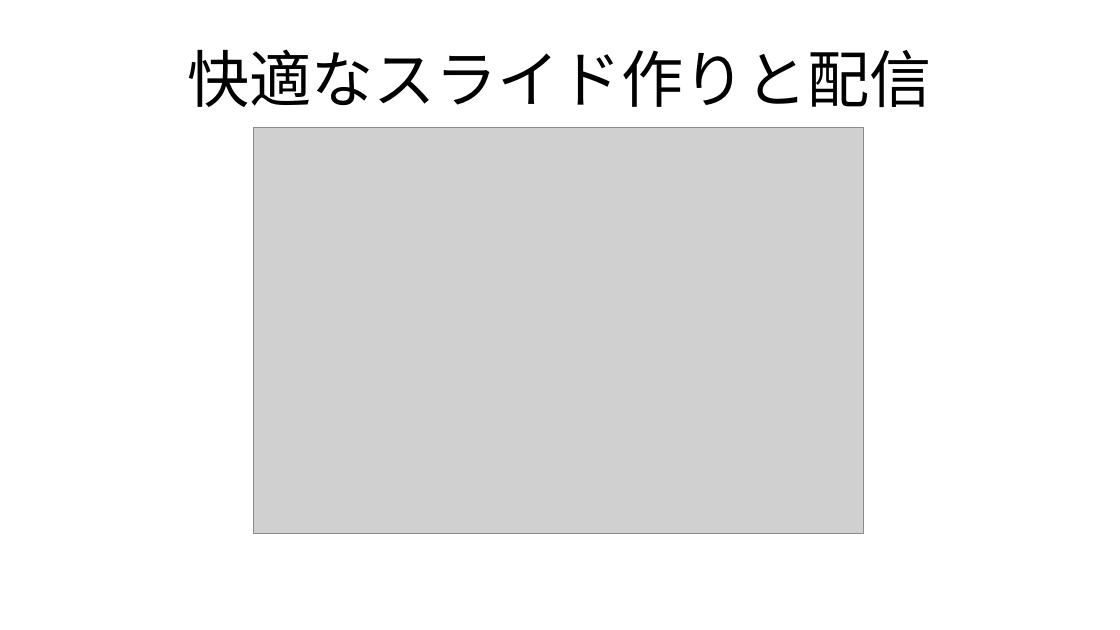
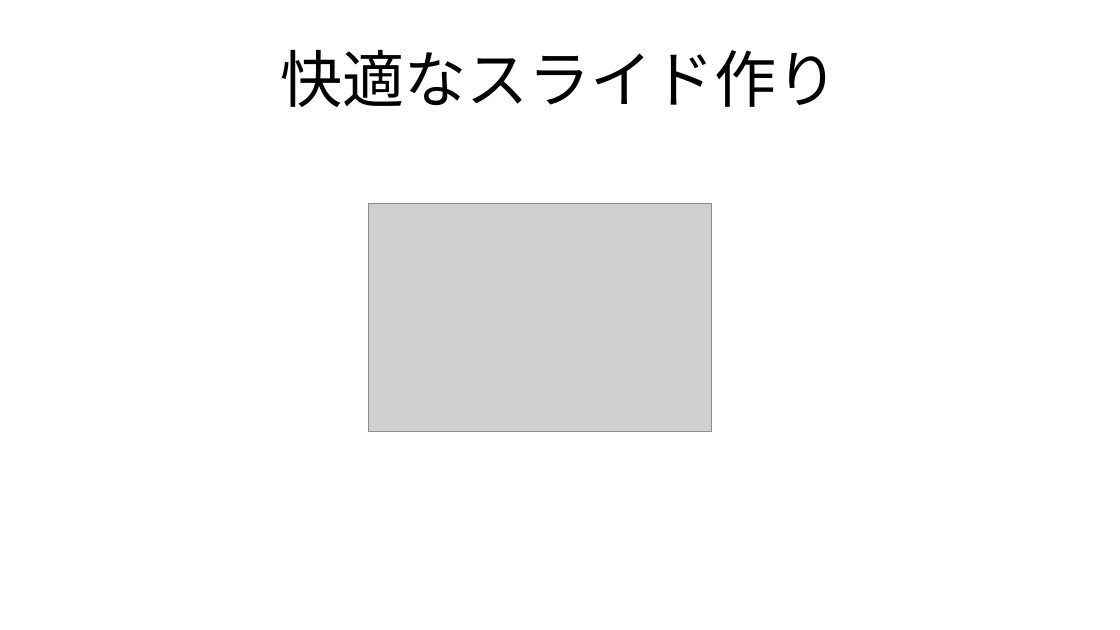
Before and after one commit to kijimaD/roam-ui, a slide deck: slide 1 of pages/pdfs/20250201_slide.odp. Drawn at 1120x630 pixels with LibreOffice and Linux fonts; fonts in the diff are those of the drawing; grey boxes stand for pictures. Boxes give left, top, right and bottom in pixels: in the first picture for what was removed or moved away, otherwise in the second. Text is boxed around its words. In the diff, an @@ line names an element or a change of style, - is before the commit and + after.

```diff
--- a/pages/pdfs/20250201_slide.odp
+++ b/pages/pdfs/20250201_slide.odp
@@ title at <box>280,50,839,107</box>: text changed @@
-快適なスライド作りと配信
+快適なスライド作り
@@ picture: place and size @@
-picture at <box>254,127,864,534</box>
+picture at <box>368,203,711,432</box>
```
Also in this commit, not shown: 8 other slides changed, 1 slide added, 2 slides removed, 2 other files.
